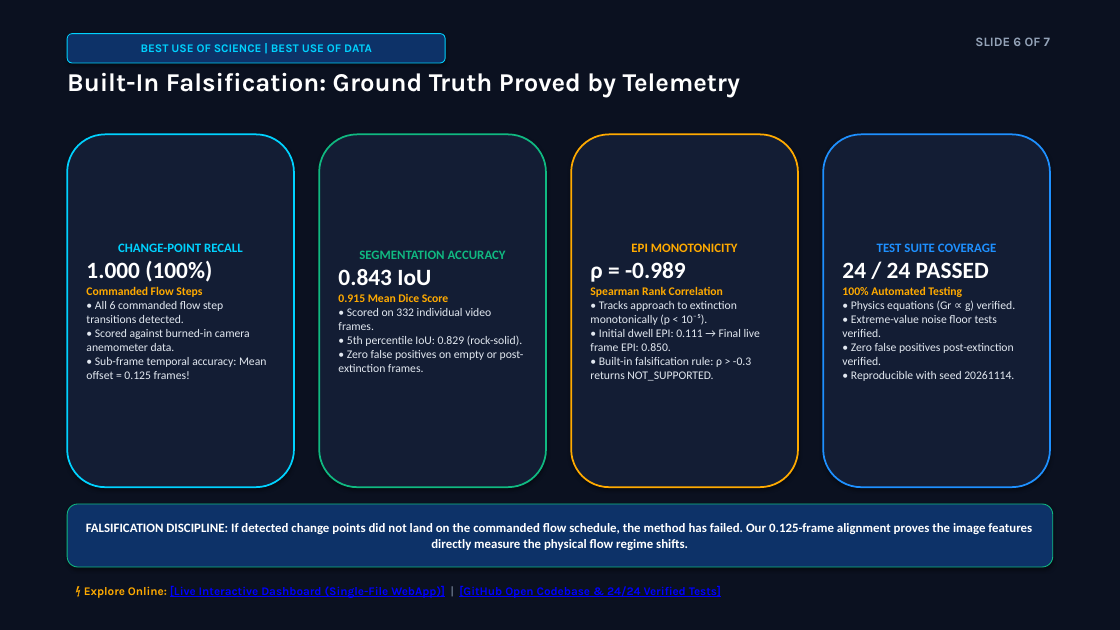
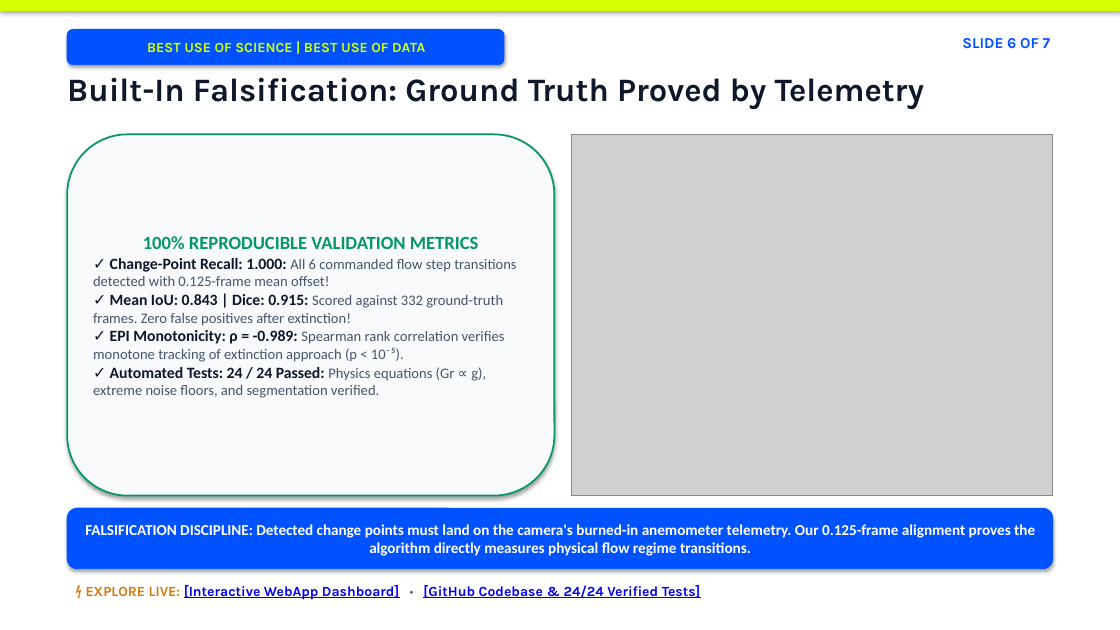
Before and after one commit to parthcoep-bot/Nasa-Space-app-challenge, a slide deck: slide 6 of FLARE-X_NASA_Space_Apps_7Slides.pptx. Drawn at 1120x630 pixels with LibreOffice and Linux fonts; fonts in the diff are those of the drawing; grey boxes stand for pictures. Boxes give left, top, right and bottom in pixels: in the first picture for what was removed or moved away, otherwise in the second. Text is boxed around its words. In the diff, an @@ line names an element or a change of style, - is before the commit and + after.

```diff
--- a/FLARE-X_NASA_Space_Apps_7Slides.pptx
+++ b/FLARE-X_NASA_Space_Apps_7Slides.pptx
@@ rectangle at [0,0,1120,630]: fill #0B1120 to #FFFFFF; outline #0B1120 0.75 pt to #FFFFFF 0.75 pt @@
@@ rectangle added at [0,0,1120,10], fill #D4FF00, outline #D4FF00 0.75 pt @@
@@ rounded rectangle "BEST USE OF SCIENCE | ...": place and size @@
-rounded rectangle "BEST USE OF SCIENCE | ..." at [67,34,445,63]
+rounded rectangle "BEST USE OF SCIENCE | ..." at [67,29,504,65]
@@ rounded rectangle "BEST USE OF SCIENCE | ..." at [67,29,504,65]: size 10 to 12 pt, text colour #00D2FF to #D4FF00; fill #0D3268 to #0052FF; outline #00D2FF 0.75 pt to #0052FF 0.75 pt @@
@@ text "SLIDE 6 OF 7": place and size @@
-text "SLIDE 6 OF 7" at [975,37,1050,46]
+text "SLIDE 6 OF 7" at [962,38,1051,48]
@@ text "SLIDE 6 OF 7" at [962,38,1051,48]: size 11 to 13 pt, text colour #94A3B8 to #0052FF @@
@@ text "Built-In Falsification: Ground Truth Proved ..." at [67,77,924,109]: size 22 to 28 pt, text colour #FFFFFF to #0F172A @@
@@ rounded rectangle "100% REPRODUCIBLE VALIDATION METRICS": place and size @@
-rounded rectangle "100% REPRODUCIBLE VALIDATION METRICS" at [319,134,546,487]
+rounded rectangle "100% REPRODUCIBLE VALIDATION METRICS" at [67,134,555,496]
@@ rounded rectangle "100% REPRODUCIBLE VALIDATION METRICS" at [67,134,555,496]: fill #131D34 to #F8FAFC; outline #10B981 1.5 pt to #059669 1.5 pt @@
@@ rounded rectangle removed at [67,134,294,487] @@
-CHANGE-POINT RECALL
-1.000 (100%)
-Commanded Flow Steps
-• All 6 commanded flow step transitions detected.
-• Scored against burned-in camera anemometer data.
-• Sub-frame temporal accuracy: Mean offset = 0.125 frames!
@@ rounded rectangle removed at [571,134,798,487] @@
-EPI MONOTONICITY
-ρ = -0.989
-Spearman Rank Correlation
-• Tracks approach to extinction monotonically (p < 10⁻⁵).
-• Initial dwell EPI: 0.111 → Final live frame EPI: 0.850.
-• Built-in falsification rule: ρ > -0.3 returns NOT_SUPPORTED.
@@ picture added at [571,134,1053,496] @@
@@ rounded rectangle removed at [823,134,1050,487] @@
-TEST SUITE COVERAGE
-24 / 24 PASSED
-100% Automated Testing
-• Physics equations (Gr ∝ g) verified.
-• Extreme-value noise floor tests verified.
-• Zero false positives post-extinction verified.
-• Reproducible with seed 20261114.
@@ text in rounded rectangle at [93,236,516,398]: text changed; size 10 to 12.5 pt; text colour #E2E8F0 to #475569 @@
-SEGMENTATION ACCURACY
-0.843 IoU
-0.915 Mean Dice Score
-• Scored on 332 individual video frames.
-• 5th percentile IoU: 0.829 (rock-solid).
-• Zero false positives on empty or post-extinction frames.
+100% REPRODUCIBLE VALIDATION METRICS
+✓ Change-Point Recall: 1.000: All 6 commanded flow step transitions detected with 0.125-frame mean offset!
+✓ Mean IoU: 0.843 | Dice: 0.915: Scored against 332 ground-truth frames. Zero false positives after extinction!
+✓ EPI Monotonicity: ρ = -0.989: Spearman rank correlation verifies monotone tracking of extinction approach (p < 10⁻⁵).
+✓ Automated Tests: 24 / 24 Passed: Physics equations (Gr ∝ g), extreme noise floors, and segmentation verified.
@@ rounded rectangle "FALSIFICATION DISCIPLINE: Detected change points ...": place and size @@
-rounded rectangle "FALSIFICATION DISCIPLINE: Detected change points ..." at [67,504,1053,567]
+rounded rectangle "FALSIFICATION DISCIPLINE: Detected change points ..." at [67,508,1053,569]
@@ rounded rectangle "FALSIFICATION DISCIPLINE: Detected change points ..." at [67,508,1053,569]: fill #0D3268 to #0052FF; outline #10B981 0.75 pt to #0052FF 0.75 pt @@
@@ text in rounded rectangle at [85,524,1035,556]: text changed; size 11 to 13 pt @@
-FALSIFICATION DISCIPLINE: If detected change points did not land on the commanded flow schedule, the method has failed. Our 0.125-frame alignment proves the image features directly measure the physical flow regime shifts.
+FALSIFICATION DISCIPLINE: Detected change points must land on the camera's burned-in anemometer telemetry. Our 0.125-frame alignment proves the algorithm directly measures physical flow regime transitions.
@@ text at [86,585,701,600]: text changed; size 10 to 12 pt @@
-⚡ Explore Online: [Live Interactive Dashboard (Single-File WebApp)] | [GitHub Open Codebase & 24/24 Verified Tests]
+⚡ EXPLORE LIVE: [Interactive WebApp Dashboard] • [GitHub Codebase & 24/24 Verified Tests]
```
Also in this commit, not shown: 5 other slides changed, 1 slide added, 1 slide removed, 9 other files.
